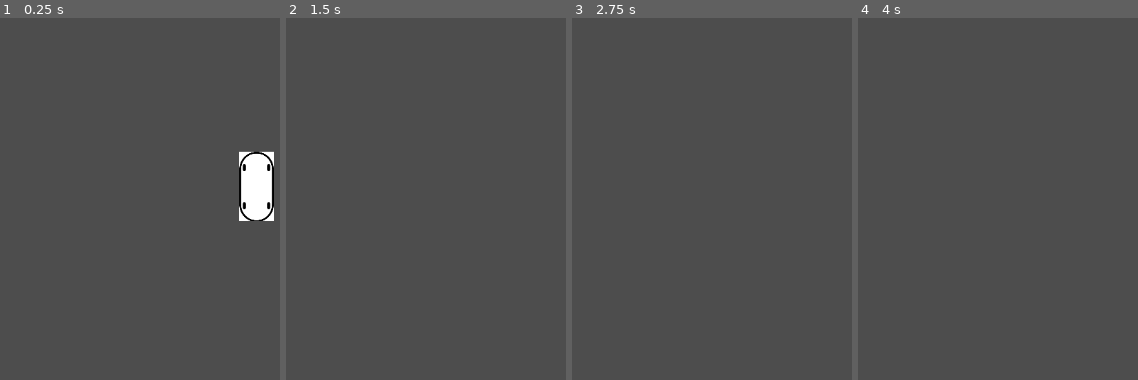
Above: before the commit, frames 1-4 (left to right).
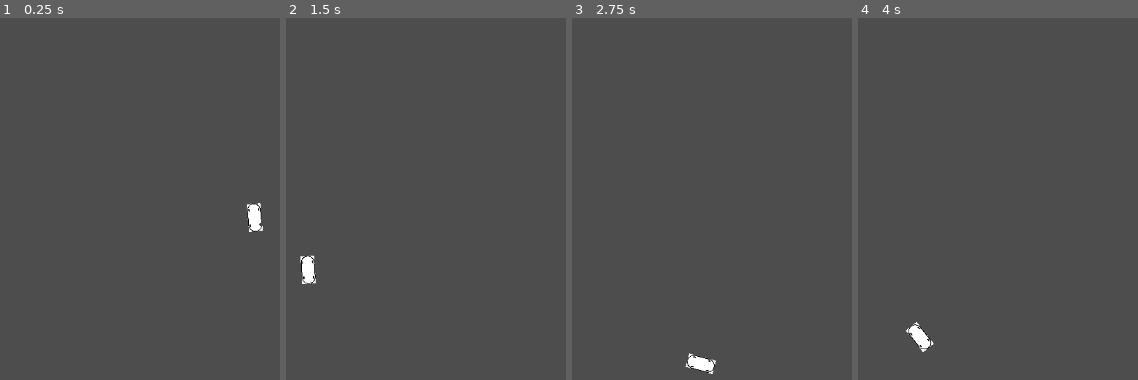
Above: after the commit, the same moments.

Repository: Eliyaan/IA_Voitures_GeneticAlgorithm
Game: Godot game, scene res://scene/main.tscn
Two runs of this game, one before a commit and one after it. Both use one fixed random seed, a clock stepped at 60 frames per second and the inputs below.
Inputs:
- Up to frame 1 (0.25 s): no input
- Up to frame 2 (1.5 s): no input
- Up to frame 3 (2.75 s): no input
- Up to frame 4 (4 s): no input

The runs differ from the first frame. In frame 1, 2.4% of the frame differs, in the area x 85-98%, y 36-60%; in frame 2, 0.4%; in frame 3, 0.4%; in frame 4, 0.4%.

Commit message:
Déplacement + rota sont bons

Diff:
--- a/codes/voiture.gd
+++ b/codes/voiture.gd
@@ -1,5 +1,5 @@
 extends Node2D
-var deplac = [0, 0]
+var deplac = Vector2(0, 0)
 var nn = {
 	#Consts
 	"nb_inputs" = 9,
@@ -93,11 +93,13 @@
 # Called every frame. 'delta' is the elapsed time since the previous frame.
 func _process(_delta):
 	var result = think([0.9, 0.1, -1, 0.3, 0.5, 0.4, 0.1, 1.2, -0.8])
-	deplac[1] -= result[0]
-	print(deplac)
-
-	position.x += deplac[0]
-	position.y += deplac[1]
+	deplac.y -= result[0]*2 - 0
+	if deplac.y > 0:
+		deplac.y = 0
+	rotation_degrees += (result[1]*2 - 1) * deplac.y * 0.1
+	var changement = Vector2(deplac.rotated(rotation))
+	position.x += changement.x/10
+	position.y += changement.y/10
 
 func think(inputs):
 	reset()
--- a/scene/voiture.tscn
+++ b/scene/voiture.tscn
@@ -5,29 +5,38 @@
 [ext_resource type="Texture2D" uid="uid://ocwdd7cfxve6" path="res://images/Roue.png" id="3_gmdyq"]
 
 [node name="Voiture" type="Node2D"]
-scale = Vector2(0.25, 0.25)
+scale = Vector2(0.1, 0.1)
 script = ExtResource("1_ct8nj")
 
-[node name="Voiture" type="Sprite2D" parent="."]
+[node name="Controler" type="Node2D" parent="."]
+metadata/_edit_lock_ = true
+
+[node name="Voiture" type="Sprite2D" parent="Controler"]
+position = Vector2(0, -200)
+scale = Vector2(1, 1)
 texture = ExtResource("2_rnmf6")
 metadata/_edit_lock_ = true
 
-[node name="Roue_AvG" type="Sprite2D" parent="."]
-position = Vector2(-70, -110)
+[node name="Roue_AvG" type="Sprite2D" parent="Controler"]
+position = Vector2(-70, -310)
+scale = Vector2(1, 1)
 texture = ExtResource("3_gmdyq")
 metadata/_edit_lock_ = true
 
-[node name="Roue_AvD" type="Sprite2D" parent="."]
-position = Vector2(70, -110)
+[node name="Roue_AvD" type="Sprite2D" parent="Controler"]
+position = Vector2(70, -310)
+scale = Vector2(1, 1)
 texture = ExtResource("3_gmdyq")
 metadata/_edit_lock_ = true
 
-[node name="Roue_ArG" type="Sprite2D" parent="."]
-position = Vector2(-70, 110)
+[node name="Roue_ArG" type="Sprite2D" parent="Controler"]
+position = Vector2(-70, -90)
+scale = Vector2(1, 1)
 texture = ExtResource("3_gmdyq")
 metadata/_edit_lock_ = true
 
-[node name="Roue_ArD" type="Sprite2D" parent="."]
-position = Vector2(70, 110)
+[node name="Roue_ArD" type="Sprite2D" parent="Controler"]
+position = Vector2(70, -90)
+scale = Vector2(1, 1)
 texture = ExtResource("3_gmdyq")
 metadata/_edit_lock_ = true
